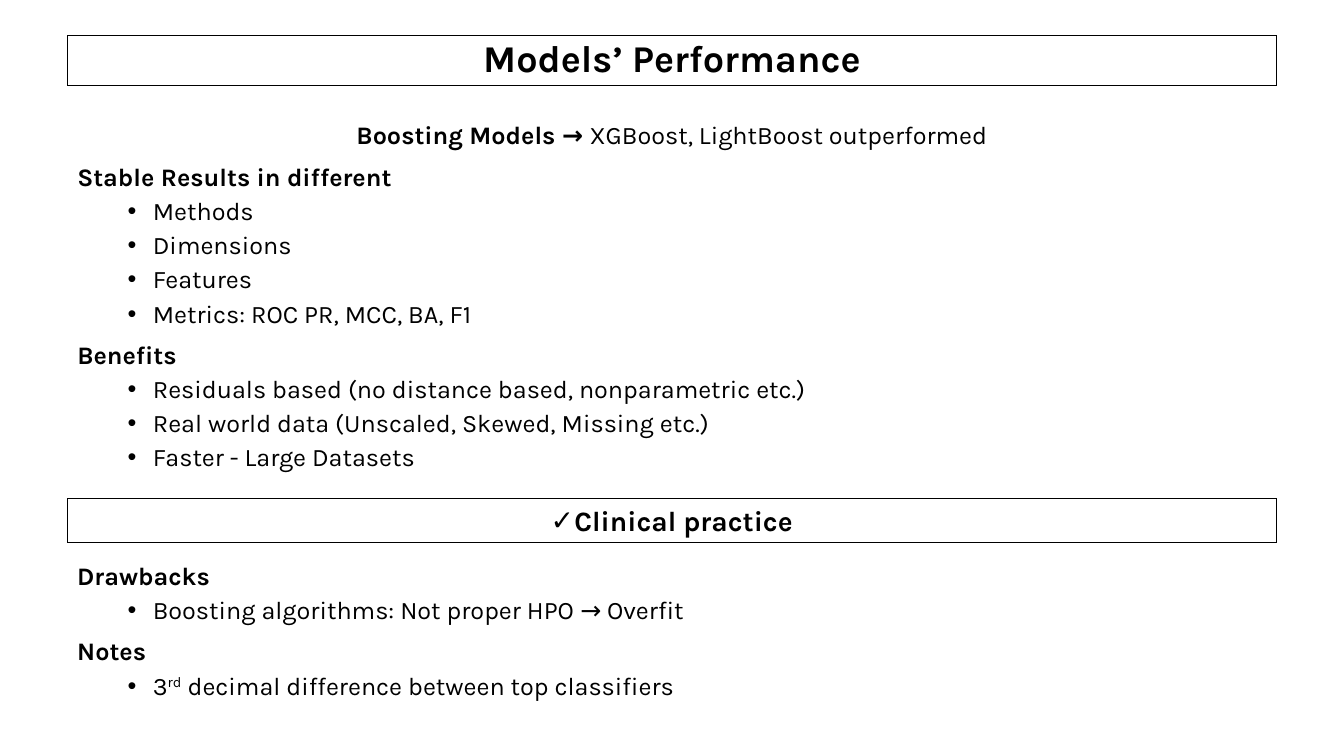
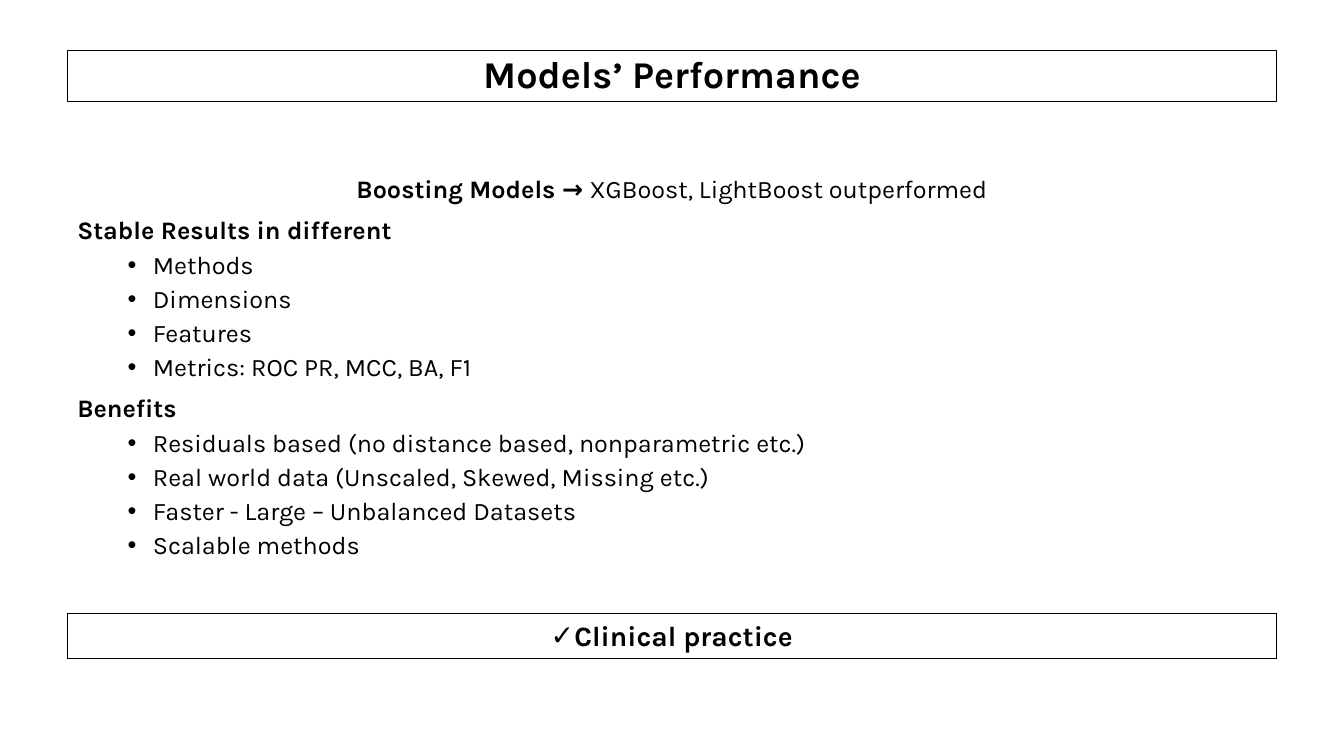
Before and after one commit to AndreouEugenia/Thesis, a slide deck: slide 19 of Thesis_Presentation.pptx. Drawn at 1344x756 pixels with LibreOffice and Linux fonts; fonts in the diff are those of the drawing; background and template pictures are left out. Boxes give left, top, right and bottom in pixels: in the first picture for what was removed or moved away, otherwise in the second. Text is boxed around its words. In the diff, an @@ line names an element or a change of style, - is before the commit and + after.

```diff
--- a/Thesis_Presentation.pptx
+++ b/Thesis_Presentation.pptx
@@ title "Models’ Performance": place and size @@
-title "Models’ Performance" at [68,35,1277,86]
+title "Models’ Performance" at [68,50,1277,101]
@@ text "Boosting Models → XGBoost, LightBoost ...": place and size @@
-text "Boosting Models → XGBoost, LightBoost ..." at [77,126,987,473]
+text "Boosting Models → XGBoost, LightBoost ..." at [77,180,987,555]
@@ text at [153,502,576,555]: text changed @@
-  • Faster - Large Datasets
+  • Faster - Large – Unbalanced Datasets
+  • Scalable methods
@@ text removed at [77,567,684,701] @@
-Drawbacks
-  • Boosting algorithms: Not proper HPO → Overfit
-Notes
-  • 3rd decimal difference between top classifiers
@@ rectangle "Clinical practice": place and size @@
-rectangle "Clinical practice" at [68,499,1277,543]
+rectangle "Clinical practice" at [68,614,1277,658]
```
Also in this commit, not shown: 7 other slides changed, 2 other files.
